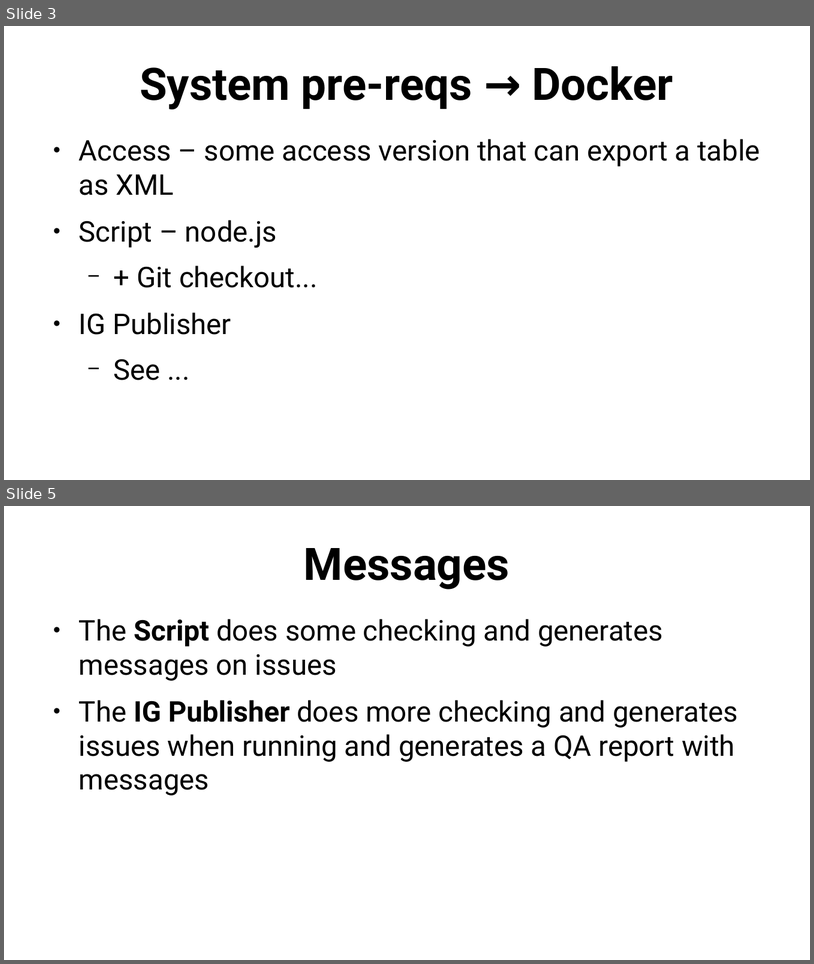
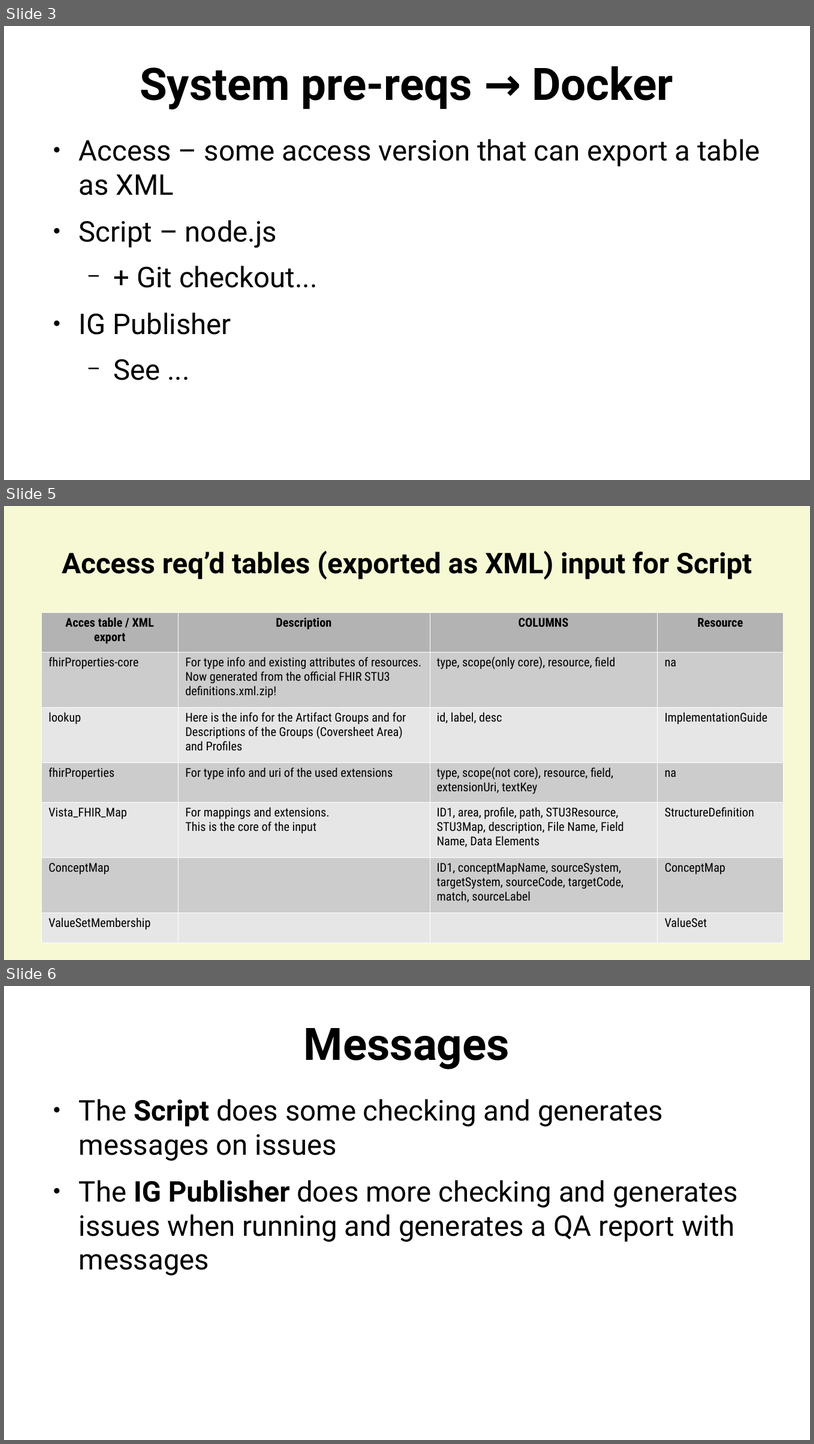
Before and after one commit to mvdzel/vha-ampl-fhir-ig, a slide deck: Documentation/docu.odp. Shown one above the other, each under a label of ours: slides 3 and 5 before the commit, slides 3, 5 and 6 after it; the slides between them are not shown. The pictures are 814x964 and 814x1444 pixels, drawn with LibreOffice and Linux fonts; fonts in the diff are those of the drawing. Boxes give left, top, right and bottom in pixels: in the first picture for what was removed or moved away, otherwise in the second. Text is boxed around its words. In the diff, an @@ line names an element or a change of style, - is before the commit and + after.

```diff
--- a/Documentation/docu.odp
+++ b/Documentation/docu.odp
@@ slide 5 added at (4,506,810,960), background #F6F9D4 @@
@@ title added at (62,550,752,579), 28 pt, text #000000, bold @@
+Access req’d tables (exported as XML) input for Script
@@ table added at (41,612,784,943), 7 rows, 4 columns @@
+Acces table / XML export | Description | COLUMNS | Resource
+fhirProperties-core | For type info and existing attributes of resources. / Now generated from the official FHIR STU3 definitions.xml.zip! | type, scope(only core), resource, field | na
+lookup | Here is the info for the Artifact Groups and for Descriptions of the Groups (Coversheet Area) and Profiles | id, label, desc | ImplementationGuide
+fhirProperties | For type info and uri of the used extensions | type, scope(not core), resource, field, extensionUri, textKey | na
+Vista_FHIR_Map | For mappings and extensions. / This is the core of the input | ID1, area, profile, path, STU3Resource, STU3Map, description, File Name, Field Name, Data Elements | StructureDefinition
+ConceptMap |  | ID1, conceptMapName, sourceSystem, targetSystem, sourceCode, targetCode, match, sourceLabel | ConceptMap
+ValueSetMembership |  |  | ValueSet
@@ what was slide 5 is now slide 6 @@
```
Also in this commit, not shown: 3 slides changed, 1 other slide added, 6 other files.
